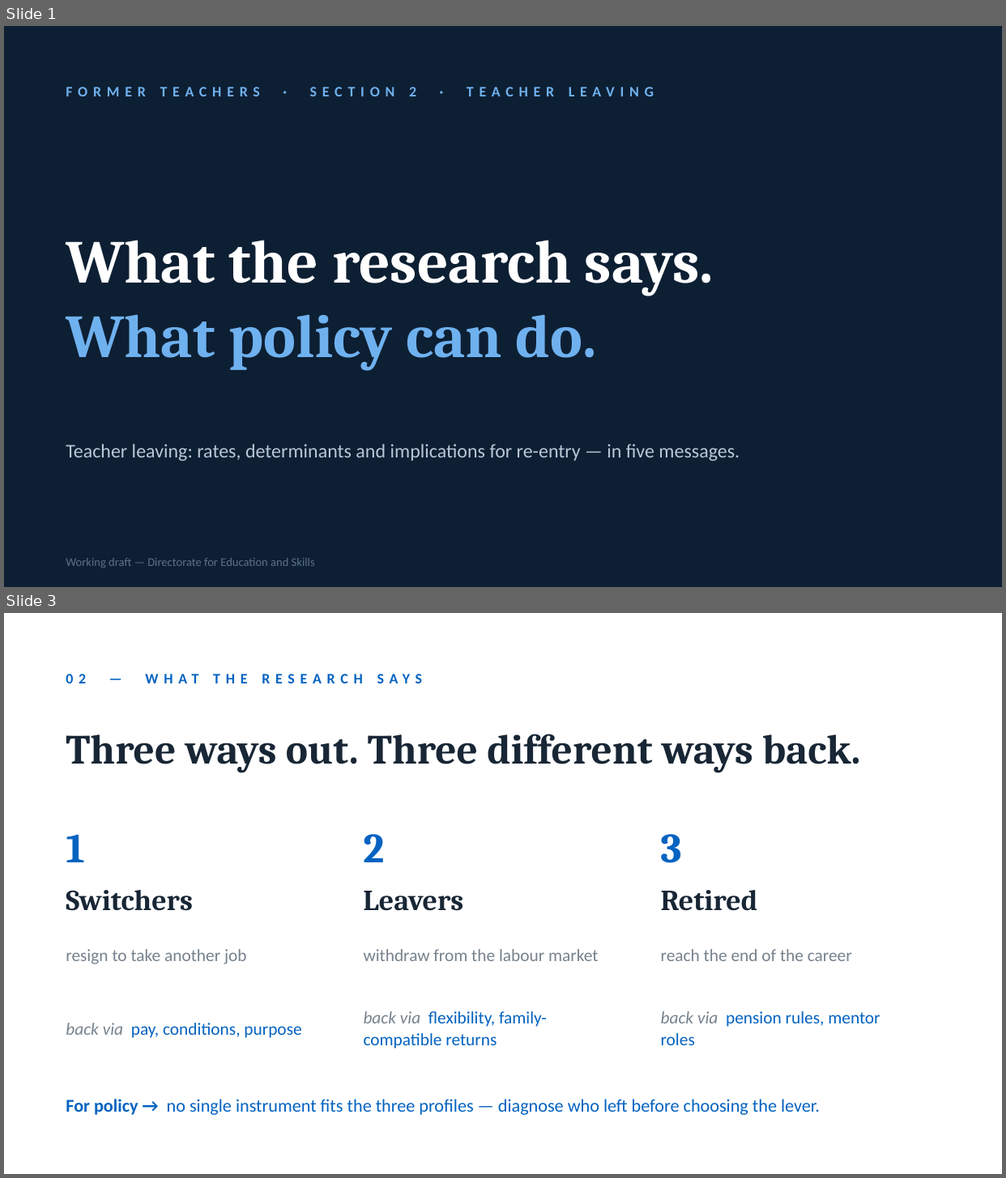
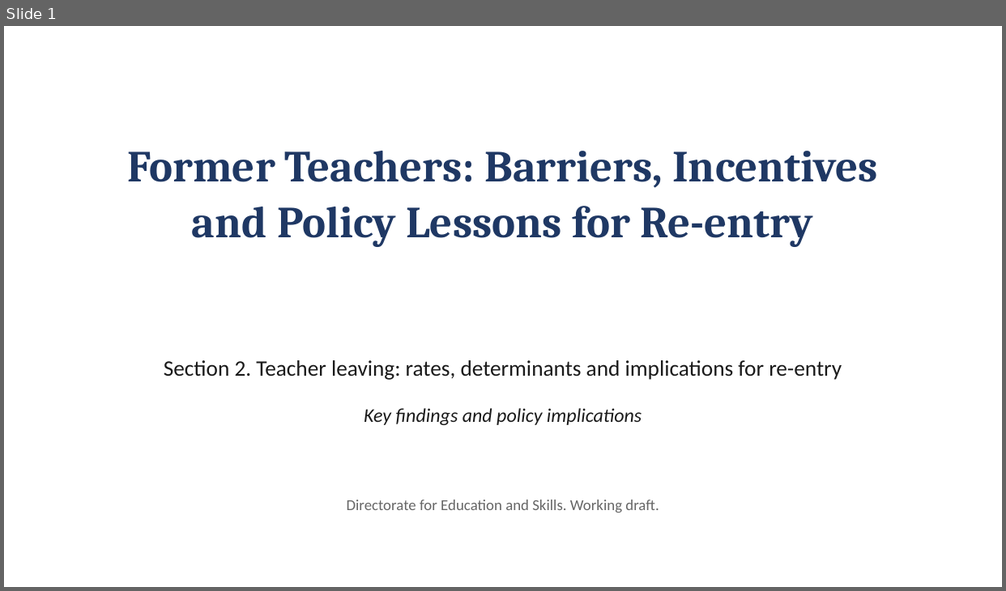
Before and after one commit to jedr1-ship-it/Former-Teachers, a slide deck: Former_Teachers_key_messages.pptx. Shown one above the other, each under a label of ours: slides 1 and 3 before the commit, slide 1 after it; the slides between them are not shown. The pictures are 1006x1178 and 1006x591 pixels, drawn with LibreOffice and Linux fonts; fonts in the diff are those of the drawing. Boxes give left, top, right and bottom in pixels: in the first picture for what was removed or moved away, otherwise in the second. Text is boxed around its words. In the diff, an @@ line names an element or a change of style, - is before the commit and + after.

```diff
--- a/Former_Teachers_key_messages.pptx
+++ b/Former_Teachers_key_messages.pptx
@@ slide 3 removed at (4,613,1002,1174), background #FFFFFF @@
@@ text removed at (66,674,423,683) @@
-02 — WHAT THE RESEARCH SAYS
@@ text removed at (66,734,860,773) @@
-Three ways out. Three different ways back.
@@ text removed at (66,834,85,862) @@
-1
@@ text removed at (363,834,384,862) @@
-2
@@ text removed at (661,834,682,863) @@
-3
@@ text removed at (66,890,193,911) @@
-Switchers
@@ text removed at (363,891,463,911) @@
-Leavers
@@ text removed at (661,890,758,911) @@
-Retired
@@ text removed at (66,949,247,965) @@
-resign to take another job
@@ text removed at (364,949,598,961) @@
-withdraw from the labour market
@@ text removed at (661,949,852,961) @@
-reach the end of the career
@@ text removed at (66,1023,301,1038) @@
-back via pay, conditions, purpose
@@ text removed at (364,1012,547,1049) @@
-back via flexibility, family-compatible returns
@@ text removed at (661,1012,880,1046) @@
-back via pension rules, mentor roles
@@ text removed at (66,1099,820,1115) @@
-For policy → no single instrument fits the three profiles — diagnose who left before choosing the lever.
@@ slide 1 changed as well @@
@@ background #0D1F33 to #FFFFFF @@
@@ text "Former Teachers: Barriers, Incentives and ..." at (128,151,877,247): vertical alignment middle to top @@
@@ text at (128,151,877,247): text changed; size 10.5 to 32 pt; font Calibri to Cambria; text colour #6FB1EF to #1F3864 @@
-FORMER TEACHERS · SECTION 2 · TEACHER LEAVING
+Former Teachers: Barriers, Incentives and Policy Lessons for Re-entry
@@ text at (164,361,842,380): text changed; size 44 to 16 pt; font Cambria to Calibri; text colour #FFFFFF to #1A1A1A; bold off @@
-What the research says.
-What policy can do.
+Section 2. Teacher leaving: rates, determinants and implications for re-entry
@@ text at (364,408,641,425): text changed; text colour #B9C7D6 to #1A1A1A; italic on @@
-Teacher leaving: rates, determinants and implications for re-entry — in five messages.
+Key findings and policy implications
@@ text at (347,500,658,513): text changed; size 8.5 to 11 pt; text colour #5D7186 to #666666 @@
-Working draft — Directorate for Education and Skills
+Directorate for Education and Skills. Working draft.
```
Also in this commit, not shown: 4 other slides changed, 2 slides added, 1 other slide removed.
